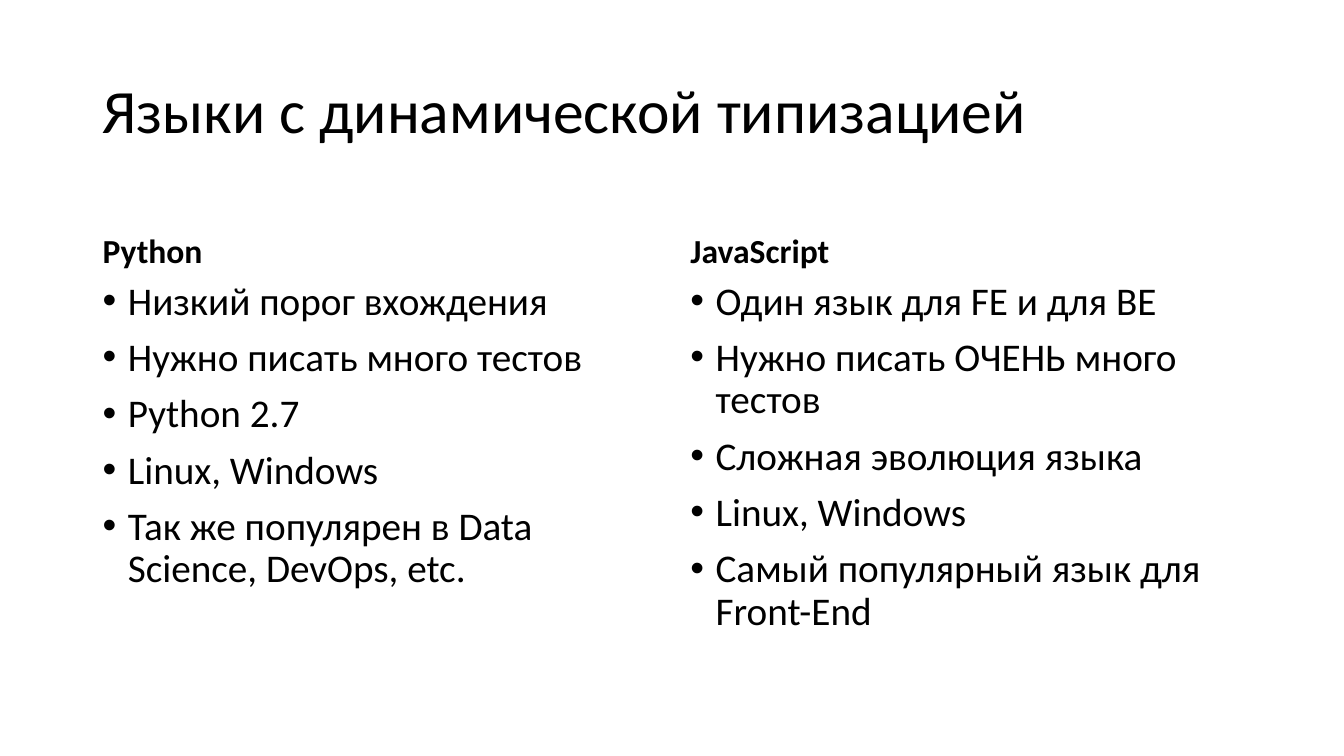
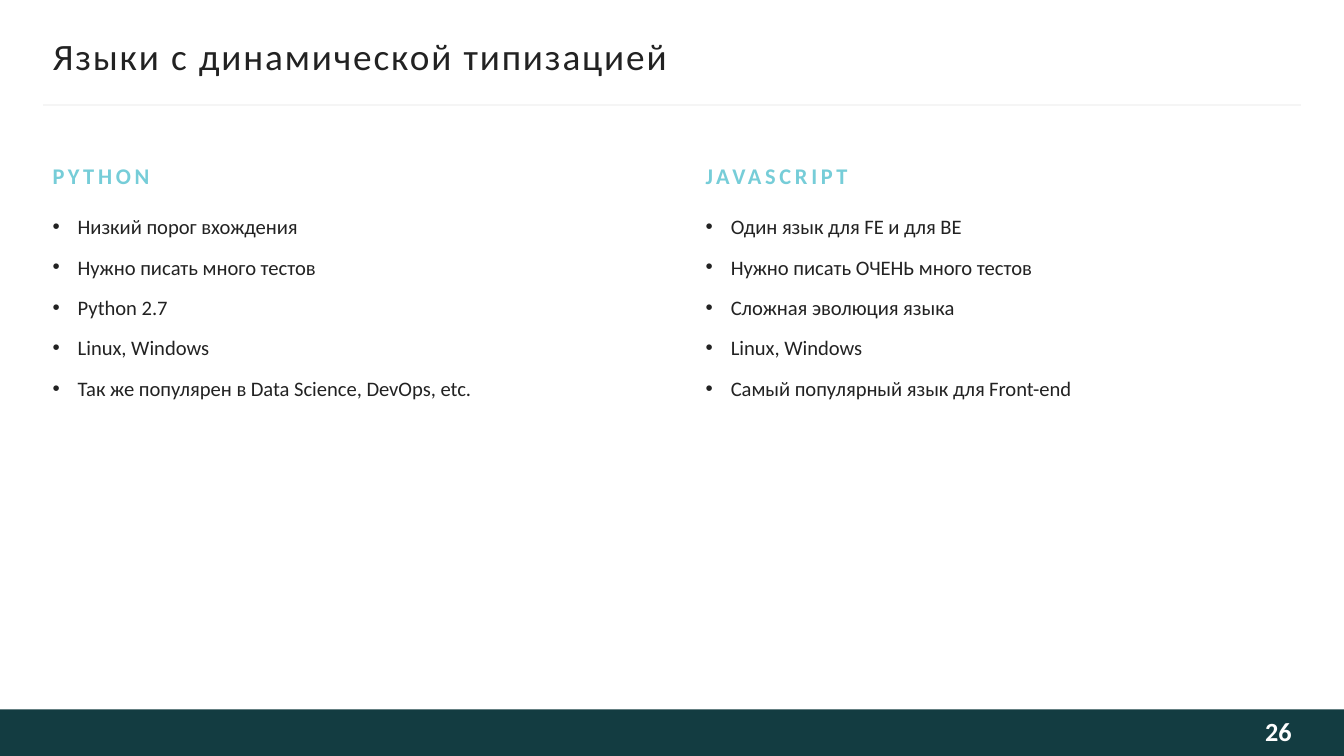
Before and after one commit to kugushev/presentations, a slide deck: slide 26 of Presentation.pptx (slide 27 before the commit). Drawn at 1344x756 pixels with LibreOffice and Linux fonts; fonts in the diff are those of the drawing; background and template pictures are left out. Boxes give left, top, right and bottom in pixels: in the first picture for what was removed or moved away, otherwise in the second. Text is boxed around its words. In the diff, an @@ line names an element or a change of style, - is before the commit and + after.

```diff
--- a/Presentation.pptx
+++ b/Presentation.pptx
@@ title "Языки с динамической типизацией": place and size @@
-title "Языки с динамической типизацией" at (103,91,1025,143)
+title "Языки с динамической типизацией" at (53,45,667,76)
@@ title "Языки с динамической типизацией" at (53,45,667,76): size 44 to 26.7 pt, text colour #000000 to #222222, letter spacing 0 to 1.3 pt; line spacing 0.9 to 1 @@
@@ line added from (43, 105) to (1301, 105), #F5F5F5 1.5 pt @@
@@ text "PYTHON" at (53,169,150,184): vertical alignment bottom to top @@
@@ text at (53,169,150,184): text changed; size 24 to 16 pt; text colour #000000 to #76CDD8 @@
-Python
+PYTHON
@@ text "JAVASCRIPT" at (706,158,1293,209): vertical alignment bottom to top @@
@@ text "Низкий порог вхождения": place and size @@
-text "Низкий порог вхождения" at (128,288,582,589)
+text "Низкий порог вхождения" at (78,220,472,400)
@@ text "Низкий порог вхождения" at (78,220,472,400): size 28 to 14.7 pt, text colour #000000 to #222222; line spacing 0.9 to 21.3pt; less space between paragraphs @@
@@ text "Один язык для FE и ...": place and size @@
-text "Один язык для FE и ..." at (716,289,1200,626)
+text "Один язык для FE и ..." at (731,220,1071,400)
@@ text at (690,239,829,269): text changed; size 24 to 16 pt; text colour #000000 to #76CDD8 @@
-JavaScript
+JAVASCRIPT
@@ text at (731,220,1032,358): size 28 to 14.7 pt, text colour #000000 to #222222 in "Один язык для FE и для BE", "Нужно писать ОЧЕНЬ много тестов", "Сложная эволюция языка", "Linux, Windows"; line spacing 0.9 to 21.3pt; less space between paragraphs @@
@@ text at (731,381,1071,400): text changed; size 28 to 14.7 pt; text colour #000000 to #222222 @@
-• Самый популярный язык для Front-End
+• Самый популярный язык для Front-end
@@ rectangle added at (0,710,1344,756), fill #133C41 @@
@@ page number added at (1265,723,1291,741), 18.7 pt, text #FEFEFE, bold @@
+26
```
Also in this commit, not shown: 42 other slides changed, 2 slides added, 2 slides removed.
